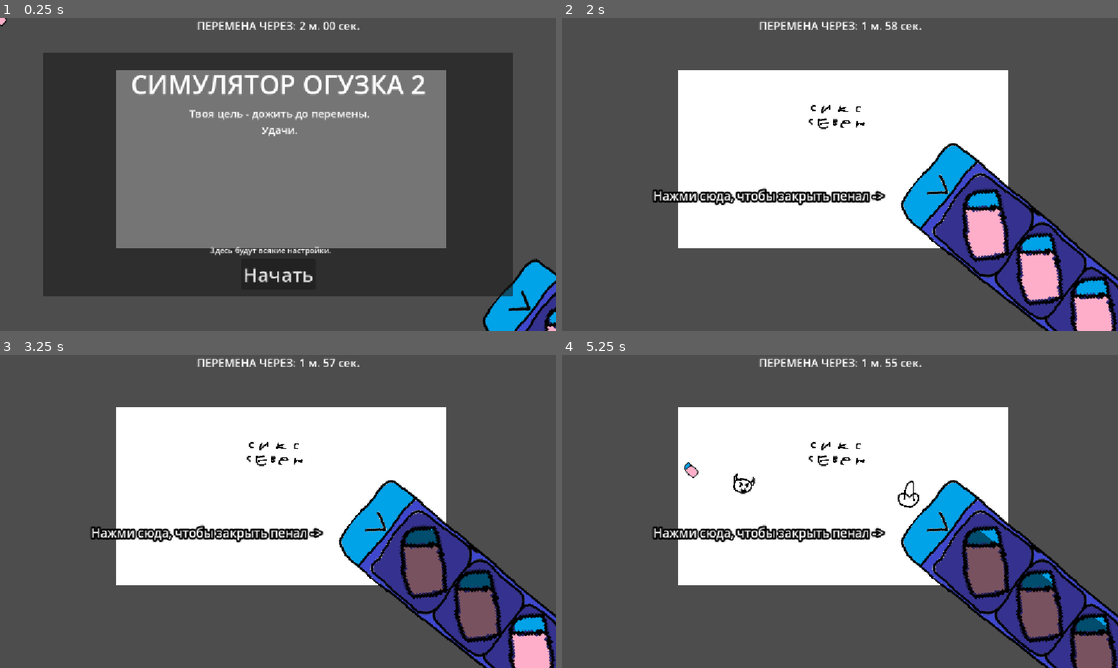
Above: before the commit, frames 1-4 (two rows, left to right).
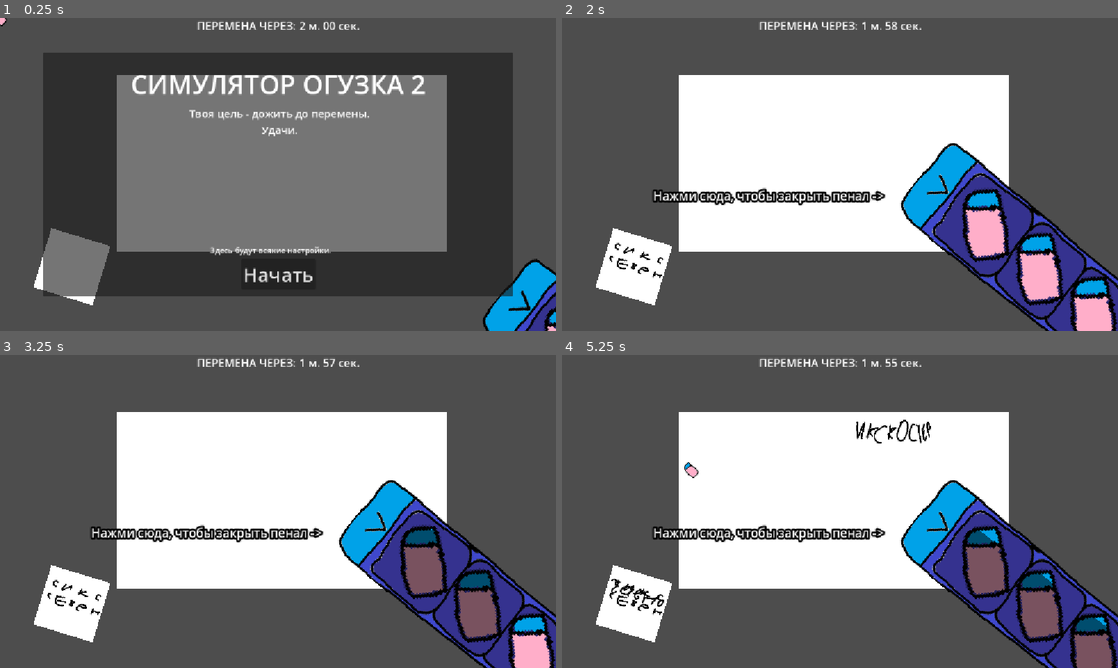
Above: after the commit, the same moments.

Repository: AmongRyzh/maxter-s-jam-2026
Game: Godot game, scene res://gameplay.tscn
Two runs of this game, one before a commit and one after it. Both use one fixed random seed, a clock stepped at 60 frames per second and the inputs below. The engine's default icon, where the game draws it, is replaced by a stand-in: a white triangle on a blue panel in a dark square.
Inputs (mouse positions are in pixels of both pictures, inside the frame that each line leads up to):
- Up to frame 1 (0.25 s): no input
- Up to frame 2 (2 s): click "Начать" at 0.5 s; move the mouse to (1079, 299) at 1.27 s; click (1079, 299) at 1.42 s
- Up to frame 3 (3.25 s): move the mouse to (422, 564) at 2.02 s; click (422, 564) at 2.17 s; move the mouse to (478, 605) at 2.77 s; click (478, 605) at 2.92 s
- Up to frame 4 (5.25 s): move the mouse to (1095, 649) at 3.52 s; click (1095, 649) at 3.67 s; tap Enter at 4.25 s; move the mouse to (1006, 558) at 4.27 s; click (1006, 558) at 4.42 s; tap Space at 5 s; move the mouse to (673, 464) at 5.02 s; click (673, 464) at 5.17 s

The runs differ from the first frame. In frame 1, 3.9% of the frame differs, in the area x 6-81%, y 16-92%; in frame 2, 3.9%; in frame 3, 3.9%; in frame 4, 4.5%.

Commit message:
groundwork для нескольких бумажек одновременно

Diff:
--- a/gameplay.gd
+++ b/gameplay.gd
@@ -1,7 +1,9 @@
 extends Node2D
 class_name Gameplay
 
-@export var painter_image: Sprite2D
+@export var painter_image_container : Node2D
+
+#var painter_images: Array[Sprite2D]
 
 @export_dir var bad_texts_dir : String
 var bad_texts : Array[Image]
@@ -99,6 +101,8 @@
 
 	var bad_text = bad_texts.pick_random()
 
+	var painter_image : PainterImage = painter_image_container.get_children().pick_random()
+
 	painter_image.fill_texture(bad_text, Rect2i(Vector2.ZERO, bad_text.get_size()),
 		Vector2(randf_range(0, painter_image.img_size.x - bad_text.get_width()), randf_range(0, painter_image.img_size.y - bad_text.get_height())))
 
@@ -168,6 +172,14 @@
 		for x in range(used_rect.position.x, used_rect.end.x):
 			if img.get_pixel(x, y).is_equal_approx(color):
 				color_count += 1
+
+	return color_count
+
+func get_pixel_count_of_color_in_all_painter_images(color: Color) -> int:
+	var color_count: int = 0
+
+	for image in painter_image_container.get_children():
+		color_count += get_pixel_count_of_color(image.texture, color)
 
 	return color_count
 
--- a/gameplay.tscn
+++ b/gameplay.tscn
@@ -15,10 +15,16 @@
 [ext_resource type="AudioStream" uid="uid://6d62qaxhox2c" path="res://sfx/peremena.ogg" id="13_tyrfw"]
 [ext_resource type="PackedScene" uid="uid://dk7cjptcceqqb" path="res://dangers/paper_plane/paper_plane.tscn" id="14_eod45"]
 
-[node name="Gameplay" type="Node2D" unique_id=1976024019 node_paths=PackedStringArray("painter_image", "start_game_panel", "game_finish_timer", "game_finish_label", "game_finish_panel", "bad_text_spawn_timer", "begin_random_event_timer", "monster_spawn_timer", "danger_spawn_timer", "teacher_cooldown_timer", "teacher_walk_timer", "teacher_look_timer")]
+[sub_resource type="PlaceholderTexture2D" id="PlaceholderTexture2D_eod45"]
+size = Vector2(684, 368)
+
+[sub_resource type="PlaceholderTexture2D" id="PlaceholderTexture2D_nwk8b"]
+size = Vector2(128, 128)
+
+[node name="Gameplay" type="Node2D" unique_id=1976024019 node_paths=PackedStringArray("painter_image_container", "start_game_panel", "game_finish_timer", "game_finish_label", "game_finish_panel", "bad_text_spawn_timer", "begin_random_event_timer", "monster_spawn_timer", "danger_spawn_timer", "teacher_cooldown_timer", "teacher_walk_timer", "teacher_look_timer")]
 top_level = true
 script = ExtResource("1_xuee5")
-painter_image = NodePath("PainterImage")
+painter_image_container = NodePath("PainterImages")
 bad_texts_dir = "res://bad_texts"
 eraser_size = 12
 eraser_prefab = ExtResource("5_cbffv")
@@ -42,13 +48,25 @@
 script = ExtResource("1_n4psk")
 stamp = ExtResource("2_ej4tk")
 
-[node name="PainterImage" type="Sprite2D" parent="." unique_id=1908524790 node_paths=PackedStringArray("gameplay")]
+[node name="PainterImages" type="Node2D" parent="." unique_id=30994068]
 show_behind_parent = true
-position = Vector2(583, 292)
+
+[node name="PainterImage" type="Sprite2D" parent="PainterImages" unique_id=1908524790 node_paths=PackedStringArray("gameplay")]
+position = Vector2(584, 301)
+texture = SubResource("PlaceholderTexture2D_eod45")
 script = ExtResource("3_oe8ih")
 generate_img_on_ready = true
 img_size = Vector2i(684, 368)
-gameplay = NodePath("..")
+gameplay = NodePath("../..")
+
+[node name="AdditionalPainterImage" type="Sprite2D" parent="PainterImages" unique_id=334236413 node_paths=PackedStringArray("gameplay")]
+position = Vector2(149, 515)
+rotation = 0.295698
+texture = SubResource("PlaceholderTexture2D_nwk8b")
+script = ExtResource("3_oe8ih")
+generate_img_on_ready = true
+img_size = Vector2i(128, 128)
+gameplay = NodePath("../..")
 
 [node name="Timers" type="Node2D" parent="." unique_id=1585624531]
 
--- a/teacher/teacher.gd
+++ b/teacher/teacher.gd
@@ -57,7 +57,7 @@
 
 		is_looking = true
 
-		var black_pixel_count = gameplay.get_pixel_count_of_color(gameplay.painter_image.texture, Color.BLACK)
+		var black_pixel_count = gameplay.get_pixel_count_of_color_in_all_painter_images(Color.BLACK)
 		print(black_pixel_count)
 
 		var monster_count := get_tree().get_node_count_in_group('monster')
